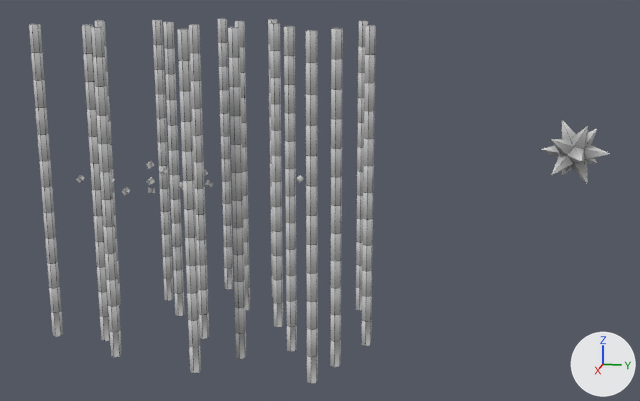
The OBJ model Data/Models/Haikei/Haikei.obj, before and after one commit.
One viewpoint serves both versions: a 50 mm lens placed at (481.0, 209.0, 112.0), pointed at (-1.0, 112.0, -8.0). Every picture has the same lights, and +X, +Y and +Z are marked at lower right. Where no turn or scale is listed for an object, it has been applied to the vertices. Vertices at the same position are counted once.

Script lines for the objects in view, before the commit:
```python
me_haikei = bpy.data.meshes.new('Haikei')
me_haikei.from_pydata(...)  # 5756 vertices, 11388 faces; spans x -72.0..65.0, y -42.0..268.0, z -90.0..90.0
me_haikei.materials.append(mat_lambert4sg)  # picture img_haikei_1_tex_png
ob_haikei = bpy.data.objects.new('Haikei', me_haikei)
ob_haikei.location = (0.0, 0.0, 0.0)
```
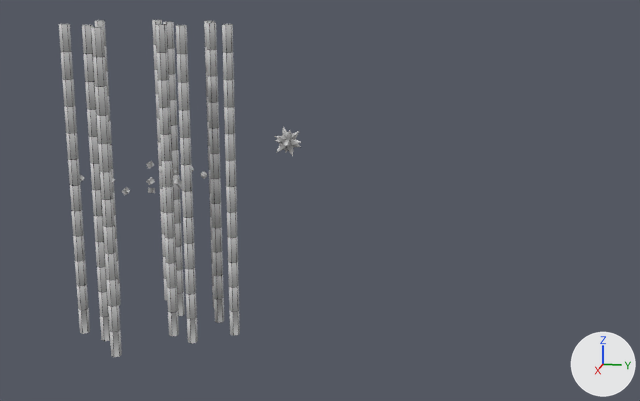
What differs and where, as boxes (x1, y1, x2, y2) in the pictures (640 x 401 px; the box of a moved part takes in the faces that stretch with it):
'Haikei', reshaped (58% narrower, 8% shorter)
    before: (29, 18, 610, 384)
    after: (59, 20, 302, 357)
part 1 of me_haikei, moved or reshaped
    before: (205, 180, 214, 188)
    after: (174, 179, 182, 186)
part 2 of me_haikei, moved or reshaped
    before: (296, 175, 304, 183)
    after: (201, 171, 207, 179)
part 3 of me_haikei, moved or reshaped
    before: (188, 24, 209, 339)
    after: (222, 24, 240, 336)
part 4 of me_haikei, moved or reshaped
    before: (235, 21, 250, 310)
    after: (206, 22, 224, 323)
part 5 of me_haikei, moved or reshaped
    before: (228, 27, 246, 359)
    after: (156, 24, 179, 337)
part 6 of me_haikei, moved or reshaped
    before: (177, 29, 201, 373)
    after: (176, 25, 198, 344)
part 7 of me_haikei, moved or reshaped
    before: (218, 18, 233, 290)
    after: (204, 21, 214, 308)
part 8 of me_haikei, moved or reshaped
    before: (29, 24, 63, 337)
    after: (59, 24, 90, 334)
part 9 of me_haikei, moved or reshaped
    before: (204, 169, 208, 176)
    after: (172, 168, 177, 175)
part 10 of me_haikei, moved or reshaped
    before: (540, 120, 610, 185)
    after: (274, 127, 302, 156)
part 11 of me_haikei, deleted
    before: (268, 19, 376, 384)

Patch to the scene script:
```diff
--- a/Data/Models/Haikei/Haikei.obj.py
+++ b/Data/Models/Haikei/Haikei.obj.py
@@ me_haikei @@
 # used by ob_haikei; location = (0.0, 0.0, 0.0)
-me_haikei.from_pydata(...)  # 5756 vertices, 11388 faces; spans x -72.0..65.0, y -42.0..268.0, z -90.0..90.0
+me_haikei.from_pydata(...)  # 3642 vertices, 7188 faces; spans x -43.0..54.0, y -33.0..103.0, z -90.0..90.0
+# me_haikei part 1: the loose piece of 24 vertices spanning x 4.0..9.0, y 47.0..51.0, z -2.0..2.0 is moved by (0.0, -19.0, 0.0)
+# me_haikei part 2: the loose piece of 24 vertices spanning x -18.0..-14.0, y 95.0..100.0, z -2.0..2.0 is moved by (0.0, -59.0, 0.0)
+# me_haikei part 3: the loose piece of 302 vertices spanning x 14.0..19.0, y 44.0..49.0, z -90.0..90.0 is moved by (-8.0, 16.0, 0.0)
+# me_haikei part 4: the loose piece of 302 vertices spanning x -36.0..-30.0, y 55.0..60.0, z -90.0..90.0 is moved by (23.0, -10.0, 0.0)
+# me_haikei part 5: the loose piece of 302 vertices spanning x 37.0..43.0, y 73.0..78.0, z -90.0..90.0 is moved by (-23.0, -48.0, 0.0)
+# me_haikei part 6: the loose piece of 302 vertices spanning x 60.0..65.0, y 55.0..60.0, z -90.0..90.0 is moved by (-38.0, -15.0, 0.0)
+# me_haikei part 7: the loose piece of 302 vertices spanning x -72.0..-66.0, y 33.0..38.0, z -90.0..90.0 is moved by (36.0, 3.0, 0.0)
+# me_haikei part 8: the loose piece of 302 vertices spanning x 27.0..33.0, y -42.0..-36.0, z -90.0..90.0 is moved by (-7.0, 14.0, 0.0)
+# me_haikei part 9: the loose piece of 24 vertices spanning x 8.0..11.0, y 45.0..49.0, z 5.0..9.0 is moved by (0.0, -19.0, 0.0)
+# me_haikei part 10: the loose piece of 32 vertices spanning x -19.0..19.0, y 232.0..268.0, z 9.0..41.0 is scaled about its middle by 0.493, then moved by (0.0, -156.0, 0.0)
+# me_haikei part 11: 7 loose pieces with 2114 vertices, spanning x -63.0..65.0, y 68.0..144.0, z -90.0..90.0, are deleted
 me_haikei.materials.append(mat_lambert4sg)
```
